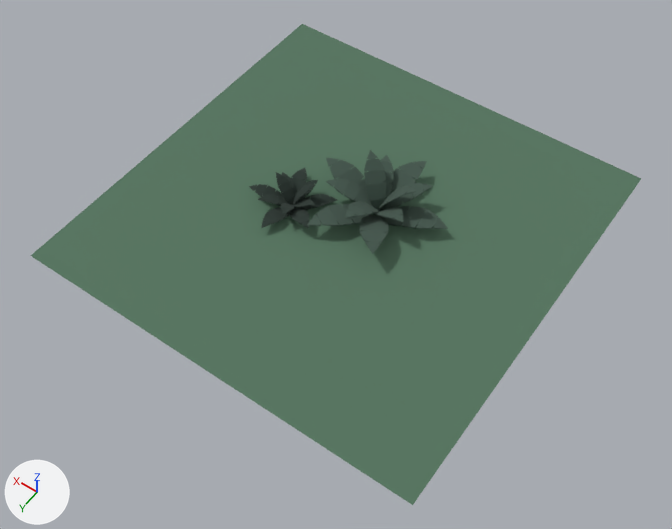
The OBJ model game/assets/models/Tiles/OneXOne/4.obj: old version first, new version second.
Rendered twice from a camera (50 mm lens) standing at (-19.9, 28.8, 40.2) and looking at (-1.3, 2.8, -0.7). Arrows for +X, +Y and +Z are at lower left; the lights stay in place. Where no turn or scale is listed for an object, it has been applied to the vertices.

Objects in the first picture: '4'.
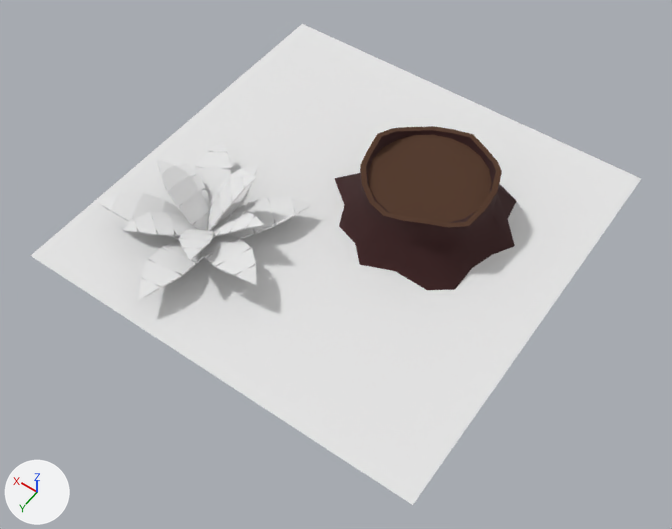
Pixel boxes (x1, y1, x2, y2) of what changed, in the pictures (672 x 529 px; the box of a moved part takes in the faces that stretch with it):
part 1 of me_4, moved or reshaped: before (249, 184, 283, 206); after (208, 176, 257, 231)
part 2 of me_4, moved or reshaped: before (261, 207, 289, 228); after (139, 240, 204, 299)
part 3 of me_4, moved or reshaped: before (258, 194, 289, 205); after (194, 142, 232, 202)
part 4 of me_4, moved or reshaped: before (280, 203, 295, 215); after (228, 196, 311, 240)
part 5 of me_4, moved or reshaped: before (276, 172, 295, 205); after (157, 159, 209, 230)
part 6 of me_4, moved or reshaped: before (282, 172, 296, 197); after (171, 158, 212, 213)
part 7 of me_4, moved or reshaped: before (294, 180, 318, 205); after (210, 165, 258, 223)
part 8 of me_4, moved or reshaped: before (288, 207, 309, 228); after (200, 234, 257, 285)
part 9 of me_4, moved or reshaped: before (294, 199, 315, 208); after (211, 211, 264, 238)
part 10 of me_4, moved or reshaped: before (326, 179, 373, 206); after (122, 212, 199, 236)
part 11 of me_4, moved or reshaped: before (345, 201, 379, 218); after (179, 229, 214, 260)
part 12 of me_4, moved or reshaped: before (326, 158, 369, 202); after (97, 192, 184, 240)
part 13 of me_4, added (brown): after (335, 126, 516, 290)
part 14 of me_4, deleted (green): before (291, 150, 448, 254)
part 15 of me_4, recoloured (green to white): (31, 24, 641, 505) in both

Edits to the bpy script that builds the scene:
```text
Change me_4:
    remove me_4.from_pydata(...)  # 1444 vertices, 1393 faces; spans x -12.5..12.5, y -12.5..12.5, z -0.4..2.7
    add me_4.from_pydata(...)  # 826 vertices, 817 faces; spans x -12.5..12.5, y -12.5..12.5, z -0.5..3.9
    me_4 part 1: the loose piece of 60 vertices spanning x 3.0..5.5, y 0.9..2.1, z -0.3..0.8 is multiplied about its middle by the matrix ((-1.358, 0.87, 0.68), (-0.698, -1.511, 0.54), (0.856, 0.148, 1.519)), then moved by (0.3, 3.0, 1.8), in mat_ormbunke_lambert2sg2 (white #e7e7e7)
    me_4 part 2: the loose piece of 60 vertices spanning x 2.5..3.5, y 1.2..3.8, z -0.3..0.6 is turned 10.2 degrees about the z axis through its middle and scaled by 2.29, then moved by (2.1, 6.2, 0.4), in mat_ormbunke_lambert2sg2 (white #e7e7e7)
    me_4 part 3: the loose piece of 60 vertices spanning x 3.0..4.4, y 1.1..2.5, z 0.0..0.8 is multiplied about its middle by the matrix ((-0.988, 2.807, 0.378), (-2.832, -0.97, -0.198), (-0.063, -0.422, 2.97)), then moved by (3.4, 1.5, 0.2), in mat_ormbunke_lambert2sg2 (white #e7e7e7)
    me_4 part 4: the loose piece of 60 vertices spanning x 2.3..3.3, y 1.1..2.8, z 0.0..1.1 is multiplied about its middle by the matrix ((-1.36, -2.573, -0.729), (2.664, -1.233, -0.619), (0.231, -0.928, 2.844)), then moved by (0.7, 1.8, -0.3), in mat_ormbunke_lambert2sg2 (white #e7e7e7)
    me_4 part 5: the loose piece of 60 vertices spanning x 3.0..4.4, y 0.6..1.4, z 0.0..1.5 is turned 10.2 degrees about the z axis through its middle and scaled by 2.29, then moved by (3.6, 4.6, 1.2), in mat_ormbunke_lambert2sg2 (white #e7e7e7)
    me_4 part 6: the loose piece of 60 vertices spanning x 2.9..4.5, y 0.0..1.2, z -0.1..0.9 is turned 10.2 degrees about the z axis through its middle and scaled by 2.29, then moved by (3.8, 4.1, 0.7), in mat_ormbunke_lambert2sg2 (white #e7e7e7)
    me_4 part 7: the loose piece of 60 vertices spanning x 2.4..3.2, y -0.7..1.1, z -0.1..0.8 is turned 10.2 degrees about the z axis through its middle and scaled by 2.29, then moved by (2.7, 3.2, 0.7), in mat_ormbunke_lambert2sg2 (white #e7e7e7)
    me_4 part 8: the loose piece of 60 vertices spanning x 0.8..3.1, y 1.1..2.6, z -0.2..0.8 is turned 10.2 degrees about the z axis through its middle and scaled by 2.29, then moved by (1.0, 4.9, 0.6), in mat_ormbunke_lambert2sg2 (white #e7e7e7)
    me_4 part 9: the loose piece of 60 vertices spanning x 1.3..3.0, y 0.8..1.5, z -0.2..1.1 is turned 10.2 degrees about the z axis through its middle and scaled by 2.29, then moved by (1.6, 4.2, 0.8), in mat_ormbunke_lambert2sg2 (white #e7e7e7)
    me_4 part 10: the loose piece of 60 vertices spanning x -1.3..1.8, y -1.7..-0.3, z 0.1..1.4 is turned 38.1 degrees about the z axis through its middle and scaled by 1.41, then moved by (6.8, 8.3, 0.3), in mat_ormbunke_lambert2sg2 (white #e7e7e7)
    me_4 part 11: the loose piece of 60 vertices spanning x -1.7..-0.5, y -1.4..1.5, z 0.1..1.9 is turned 38.1 degrees about the z axis through its middle and scaled by 1.41, then moved by (5.7, 7.3, 0.4), in mat_ormbunke_lambert2sg2 (white #e7e7e7)
    me_4 part 12: the loose piece of 60 vertices spanning x -1.2..2.9, y -2.6..-0.8, z -0.3..1.4 is turned 38.1 degrees about the z axis through its middle and scaled by 1.41, then moved by (7.4, 8.8, 0.2), in mat_ormbunke_lambert2sg2 (white #e7e7e7)
    me_4 part 13: a new loose piece of 102 vertices spanning x -9.0..2.3, y -7.9..2.5, z -0.1..3.8, in mat_lambert2sg (picture img_tiletex2_png)
    me_4 part 14: 12 loose pieces with 720 vertices, spanning x -5.5..4.1, y -5.5..2.5, z -0.4..2.7, are deleted
    me_4 part 15: 1 face spanning x -12.5..12.5, y -12.5..12.5, z 0.0 switches from mat_lambert2sg (picture img_tiletex2_png) to mat_lambert2sg20 (white #e7e7e7)
    remove me_4.materials.append(mat_ormbunke_lambert2sg)  # picture img_tiletex2_png
    add me_4.materials.append(mat_lambert2sg20)  # white #e7e7e7
    add me_4.materials.append(mat_ormbunke_lambert2sg2)  # white #e7e7e7
```
